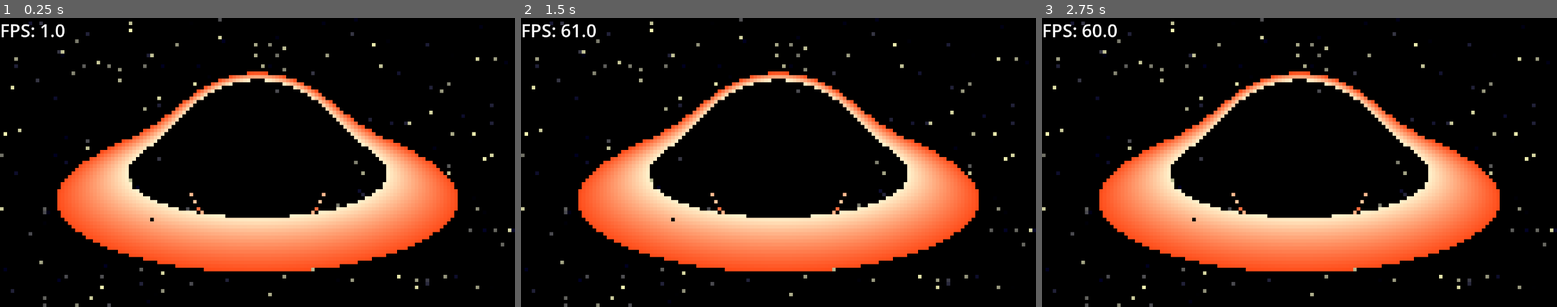
Above: before the commit, frames 1-3 (left to right).
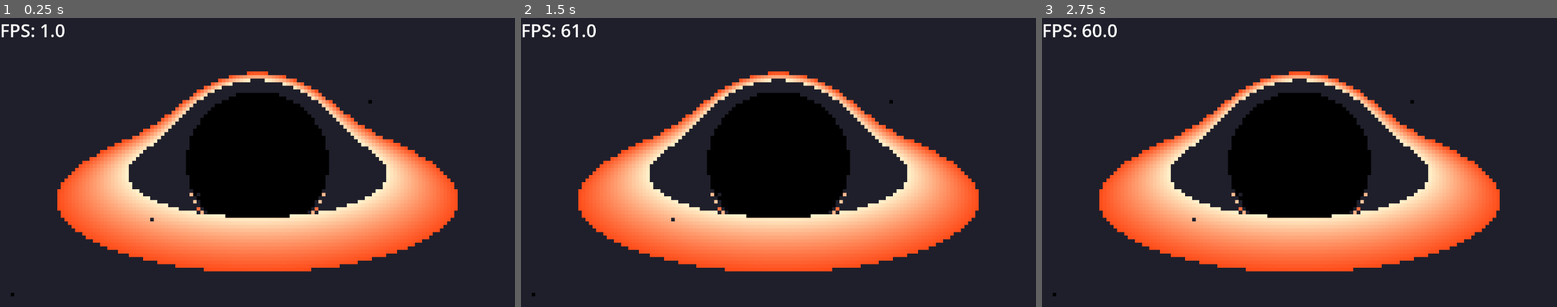
Above: after the commit, the same moments.

Repository: PixelSaver/black-pixhole
Game: Godot game, scene res://scriptsnscenes/main/main.tscn
Same seed, same stepped clock (60 frames per second), same inputs: the game is played once before the commit and once after it.
Inputs (mouse positions are in pixels of both pictures, inside the frame that each line leads up to):
- Up to frame 1 (0.25 s): no input
- Up to frame 2 (1.5 s): tap Enter at 0.5 s; move the mouse to (891, 148) at 0.52 s; click (891, 148) at 0.67 s; move the mouse to (675, 176) at 1.27 s; click (675, 176) at 1.42 s
- Up to frame 3 (2.75 s): tap Space at 2 s; move the mouse to (1351, 98) at 2.02 s; click (1351, 98) at 2.17 s

The runs differ from the first frame. In frame 1, 69% of the frame differs, in the area x 0-100%, y 0-100%; in frame 2, 69%; in frame 3, 69%.

Commit message:
Pausing the node doesn't pause the shader...

Diff:
--- a/project.godot
+++ b/project.godot
@@ -22,3 +22,11 @@
 [editor_plugins]
 
 enabled=PackedStringArray("res://addons/godot_super-wakatime/plugin.cfg")
+
+[input]
+
+pause={
+"deadzone": 0.2,
+"events": [Object(InputEventKey,"resource_local_to_scene":false,"resource_name":"","device":-1,"window_id":0,"alt_pressed":false,"shift_pressed":false,"ctrl_pressed":false,"meta_pressed":false,"pressed":false,"keycode":0,"physical_keycode":80,"key_label":0,"unicode":112,"location":0,"echo":false,"script":null)
+]
+}
--- a/scriptsnscenes/hole_3d_attempt2/3_drk_4_att_2.gd
+++ b/scriptsnscenes/hole_3d_attempt2/3_drk_4_att_2.gd
@@ -18,17 +18,25 @@
 	_update_shader_camera()
 
 func _input(event):
-	if event is InputEventMouseMotion and Input.is_mouse_button_pressed(MOUSE_BUTTON_RIGHT):
+	if event is InputEventMouseMotion and Input.is_mouse_button_pressed(MOUSE_BUTTON_LEFT):
 		yaw -= event.relative.x * rotation_speed
 		pitch = clamp(pitch - event.relative.y * rotation_speed, -PI/2.+.01, PI/2.+.01)
 		_update_shader_camera()
 
 	if event is InputEventMouseButton:
 		if event.button_index == MOUSE_BUTTON_WHEEL_UP:
-			distance = max(distance * 0.9, 10.)
+			distance = max(distance * 0.95, 10.)
 		elif event.button_index == MOUSE_BUTTON_WHEEL_DOWN:
-			distance = min(distance * 1.1, 1.0e3)
+			distance = min(distance * 1.05, 1.0e3)
 		_update_shader_camera()
+
+	if Input.is_action_just_pressed("pause"):
+		if pause.process_mode == Node.PROCESS_MODE_DISABLED:
+			pause.process_mode = Node.PROCESS_MODE_PAUSABLE
+			print("unpaused")
+		else:
+			print("paused")
+			pause.process_mode = Node.PROCESS_MODE_DISABLED
 
 func _update_shader_camera():
 	var x = distance * cos(pitch) * sin(yaw)
--- a/scriptsnscenes/hole_3d_attempt2/3drk_4_att_2.gdshader
+++ b/scriptsnscenes/hole_3d_attempt2/3drk_4_att_2.gdshader
@@ -281,7 +281,9 @@
         // Use final ray direction after bending
 		vec3 finalDir = normalize(vec3(ray.x, ray.y, ray.z) - black_hole_position);
 		float starVal = getStarBrightness(finalDir) * star_brightness;
-        color_out = mix(color_out, star_color, starVal);
+		if (starVal > 0.985) {
+	        color_out = mix(color_out, star_color, starVal);
+		}
     }
 
 
--- a/scriptsnscenes/hole_3d_attempt2/3drk_4_att_2.tscn
+++ b/scriptsnscenes/hole_3d_attempt2/3drk_4_att_2.tscn
@@ -29,7 +29,7 @@
 shader_parameter/black_hole_position = Vector3(0, 0, 0)
 shader_parameter/schwarzschild_radius = 10.0
 shader_parameter/black_hole_color = Color(0, 0, 0, 1)
-shader_parameter/background_color = Color(0.19110322, 0.19114998, 0.25370696, 1)
+shader_parameter/background_color = Color(0.12303399, 0.12301215, 0.1687541, 1)
 shader_parameter/max_steps = 3000
 shader_parameter/step_size = 1.5
 shader_parameter/escape_radius = 10000.0
@@ -39,13 +39,14 @@
 shader_parameter/disc_inner_radius = 26.12
 shader_parameter/disc_outer_radius = 36.76
 shader_parameter/disc_color = Color(1, 0.5, 0.2, 1)
-shader_parameter/disc_thickness = 2.86
+shader_parameter/disc_thickness = 1000.0
 shader_parameter/star_color = Color(1, 1, 0.7294118, 1)
 shader_parameter/star_brightness = 1.0
 shader_parameter/star_density = 0.01
 shader_parameter/viewport_size = Vector2(144, 81)
 
 [node name="3DRK4_Att2" type="Control" node_paths=PackedStringArray("pause")]
+process_mode = 1
 material = SubResource("ShaderMaterial_b48uo")
 layout_mode = 3
 anchors_preset = 15
@@ -57,7 +58,6 @@
 pause = NodePath("SubViewportContainer")
 
 [node name="SubViewportContainer" type="SubViewportContainer" parent="."]
-process_mode = 1
 texture_filter = 1
 layout_mode = 1
 anchors_preset = 15
